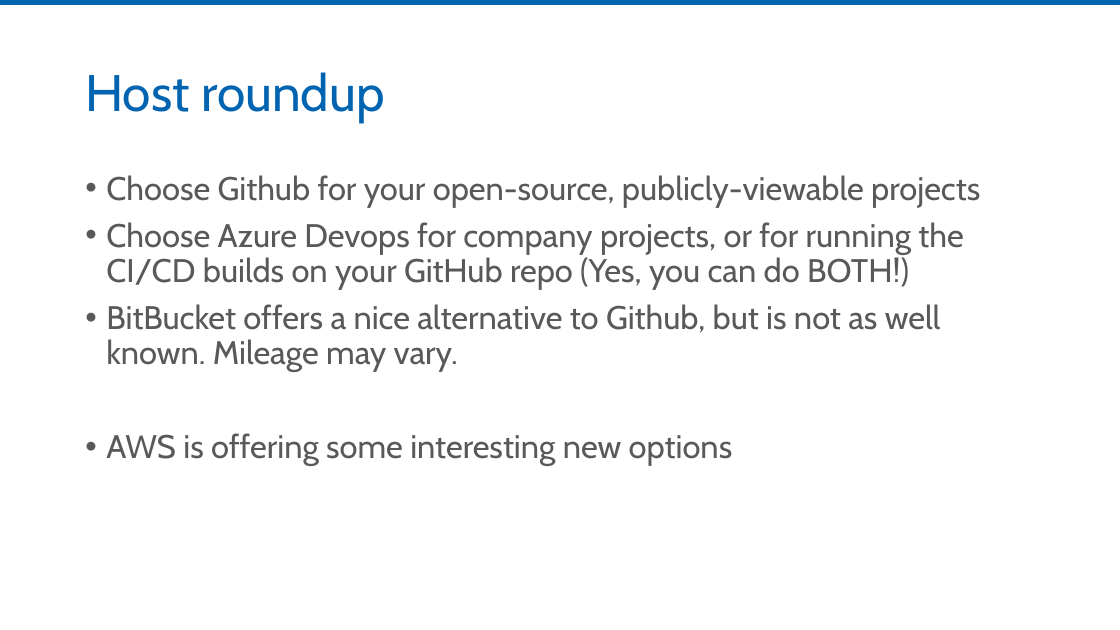
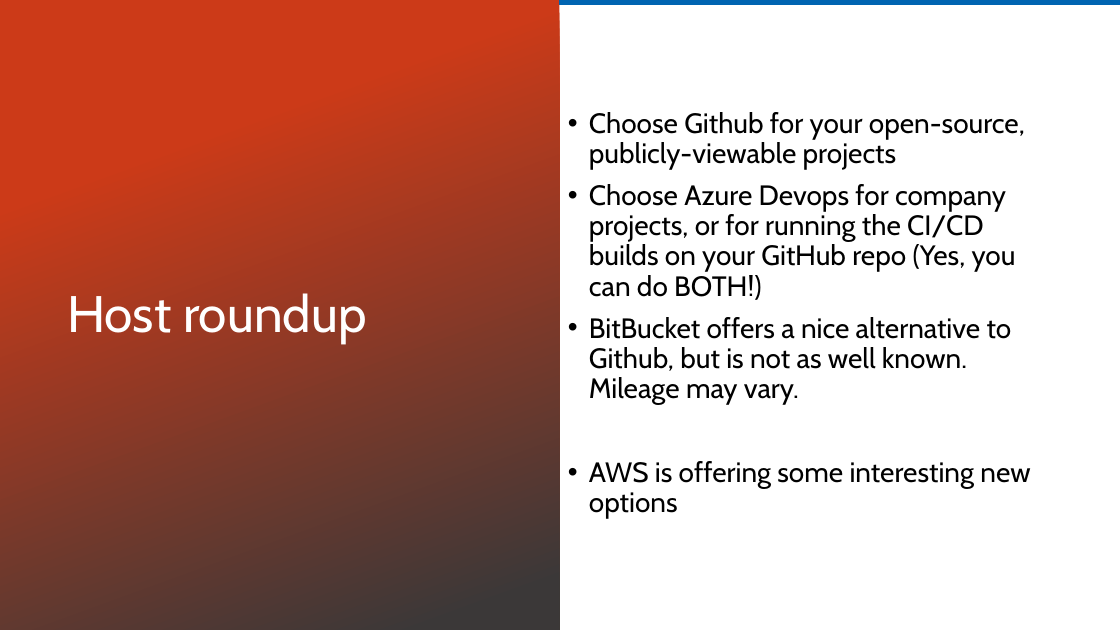
Before and after one commit to jmreynolds/Git-For-Normal-Developers, a slide deck: slide 26 of Slides/Git for the Normal Developer.pptx (slide 21 before the commit). Drawn at 1120x630 pixels with LibreOffice and Linux fonts; fonts in the diff are those of the drawing; background and template pictures are left out. Boxes give left, top, right and bottom in pixels: in the first picture for what was removed or moved away, otherwise in the second. Text is boxed around its words. In the diff, an @@ line names an element or a change of style, - is before the commit and + after.

```diff
--- a/Slides/Git for the Normal Developer.pptx
+++ b/Slides/Git for the Normal Developer.pptx
@@ rectangle added at (0,0,560,630), fill gradient #CC3B18 to #3B3838 @@
@@ text "Choose Github for your open-source, ...": place and size @@
-text "Choose Github for your open-source, ..." at (106,175,980,466)
+text "Choose Github for your open-source, ..." at (589,112,1030,519)
@@ text "Choose Github for your open-source, ..." at (589,112,1030,519): size 28 to 24 pt, text colour #595959 to #000000; vertical alignment top to middle @@
@@ title "Host roundup": place and size @@
-title "Host roundup" at (85,72,385,122)
+title "Host roundup" at (67,293,367,343)
@@ title "Host roundup" at (67,293,367,343): text colour #0064B1 to #FFFFFF @@
```
Also in this commit, not shown: 5 other slides changed, 5 slides added, 3 other files.
